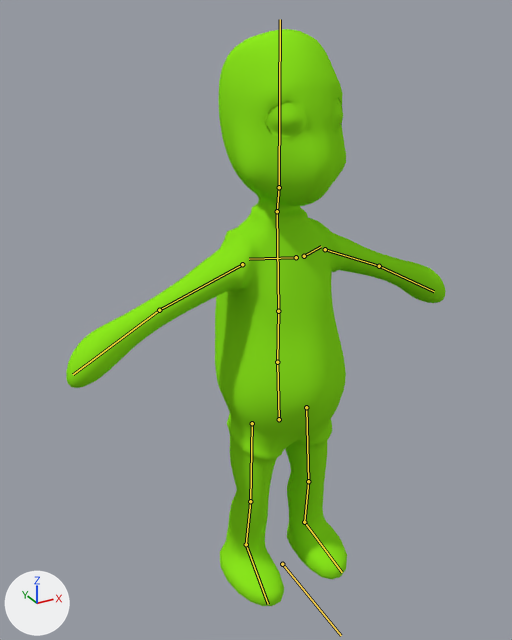
The Blender file Models/turtle.blend: old version first, new version second.
Camera for both pictures: a camera (50 mm lens) standing at (-1.43, -2.33, 2.51) and looking at (-0.07, 0.16, 1.27). The lights are fixed; the arrows at lower left show +X, +Y and +Z. The bones that bend it are drawn over the model as lines.

Objects in the first picture: 'Bob'.
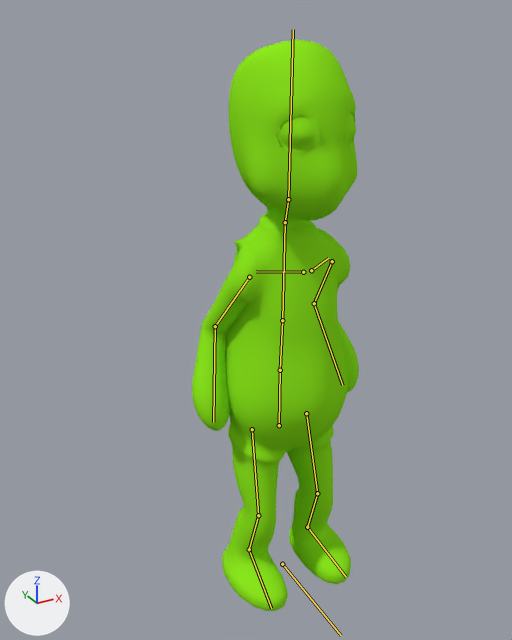
The newer file adds an action. The first version stands in its rest pose; the second is drawn at frame 30 of the action 'Sawing'.

What differs and where, as boxes (x1, y1, x2, y2) in the pictures (512 x 640 px):
'Bob', posed (56% narrower): before (66, 29, 446, 606); after (192, 40, 359, 611)
bone 'hips', root to tip: before (279, 419) to (277, 362); after (279, 425) to (280, 370)
bone 'head', root to tip: before (279, 187) to (280, 19); after (288, 199) to (293, 29)

The edits, one by one:
Bone 'Arm IK.L' (bone_arm_ik_l) moves from (0.0, 0.0, 0.0) to (-0.56, -0.055, -0.344).
Bone 'Arm IK.R' (bone_arm_ik_r) moves from (0.0, 0.0, 0.0) to (0.552, -0.06, -0.343).
Bone 'Leg IK.L' (bone_leg_ik_l) moves from (0.0, 0.0, 0.0) to (0.0, -0.03, -0.01).
Bone 'Leg IK.L' (bone_leg_ik_l) turns from (0, 0, 0) to (-2, 0, 0) degrees about its own x, y and z.
Bone 'Leg IK.R' (bone_leg_ik_r) moves from (0.0, 0.0, 0.0) to (0.0, -0.03, -0.008).
Bone 'Leg IK.R' (bone_leg_ik_r) turns from (0, 0, 0) to (-2, 0, 0) degrees about its own x, y and z.
Bone 'hips' (bone_hips) moves from (0.0, 0.0, 0.0) to (0.0, -0.031, -0.002).
Bone 'hips' (bone_hips) turns from (0, 0, 0) to (4, 0, 0) degrees about its own x, y and z.
Bone 'head' (bone_head) turns from (0, 0, 0) to (-2, 0, 0) degrees about its own x, y and z.
